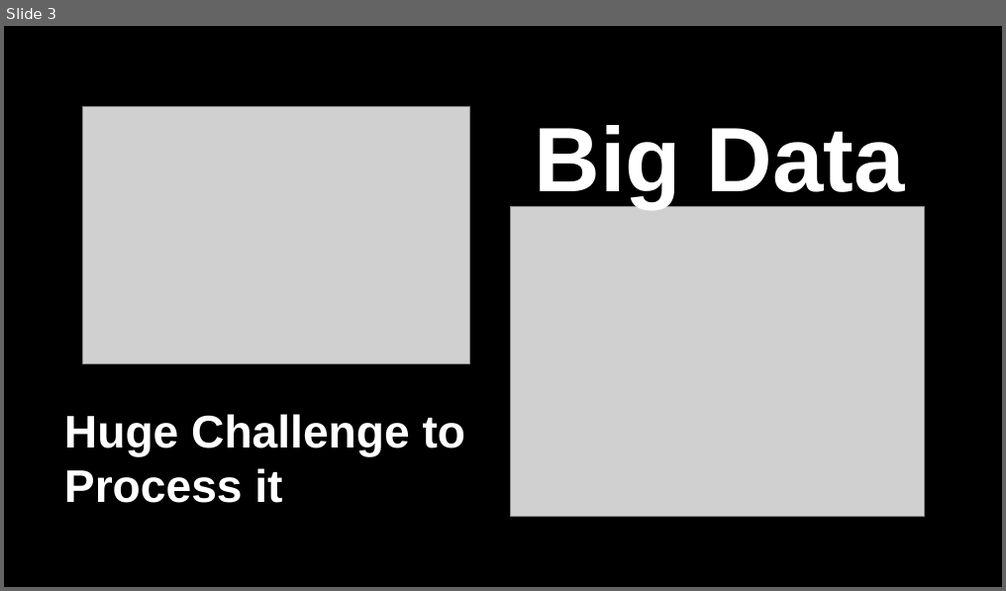
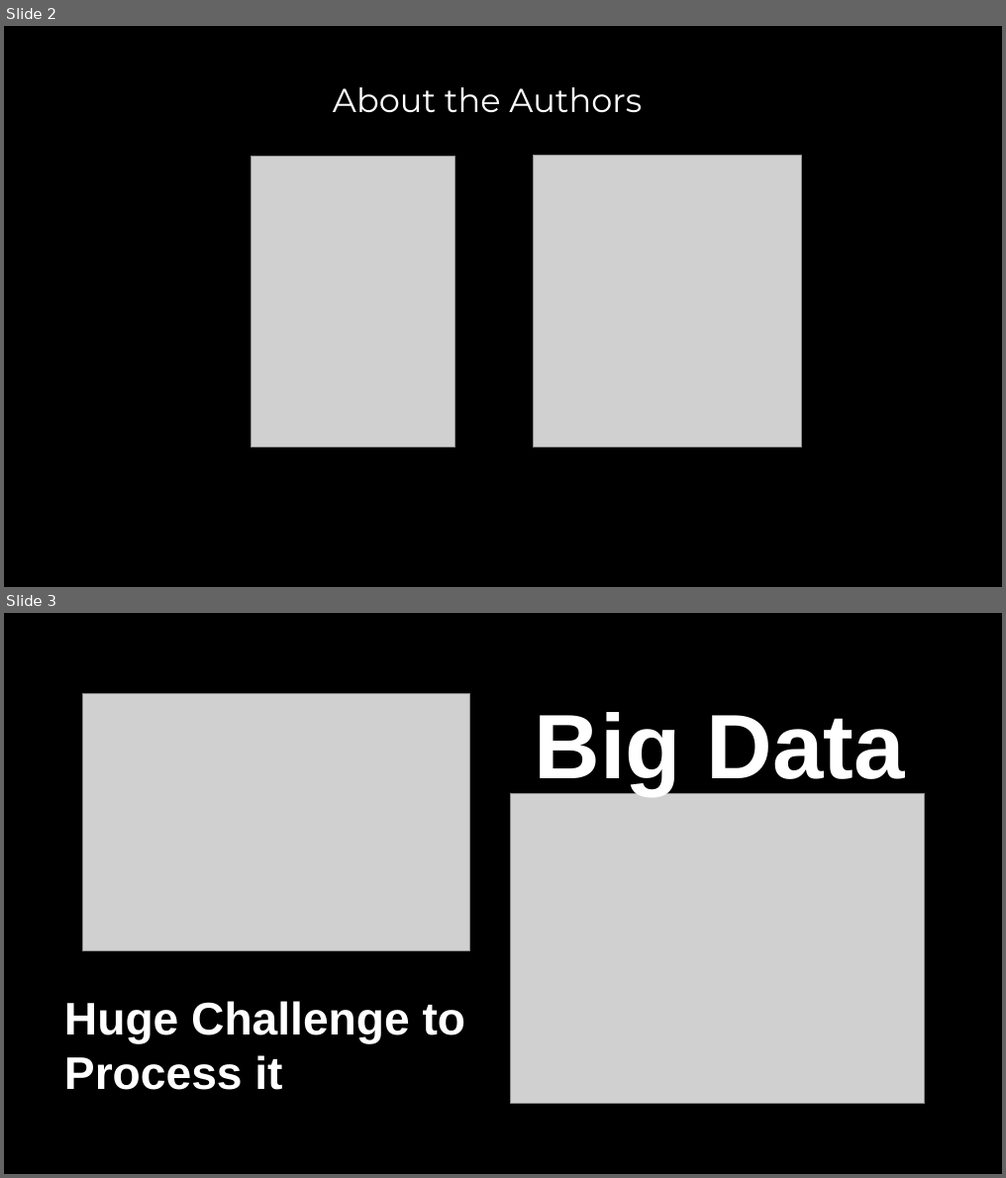
Before and after one commit to kisan101/presentation-on-MapReduce, a slide deck: map_reduce.pptx. Shown one above the other, each under a label of ours: slide 3 before the commit, slides 2 and 3 after it. The pictures are 1006x591 and 1006x1178 pixels, drawn with LibreOffice and Linux fonts; fonts in the diff are those of the drawing; grey boxes stand for pictures. Boxes give left, top, right and bottom in pixels: in the first picture for what was removed or moved away, otherwise in the second. Text is boxed around its words. In the diff, an @@ line names an element or a change of style, - is before the commit and + after.

```diff
--- a/map_reduce.pptx
+++ b/map_reduce.pptx
@@ slide 2 added at <box>4,26,1002,587</box>, background #000000 @@
@@ title added at <box>333,87,642,112</box>, 32 pt, text #FFFFFF @@
+About the Authors
@@ picture added at <box>252,156,455,448</box> @@
@@ picture added at <box>534,156,801,448</box> @@
```
Also in this commit, not shown: 1 slide changed, 12 other slides added, 7 slides removed.
